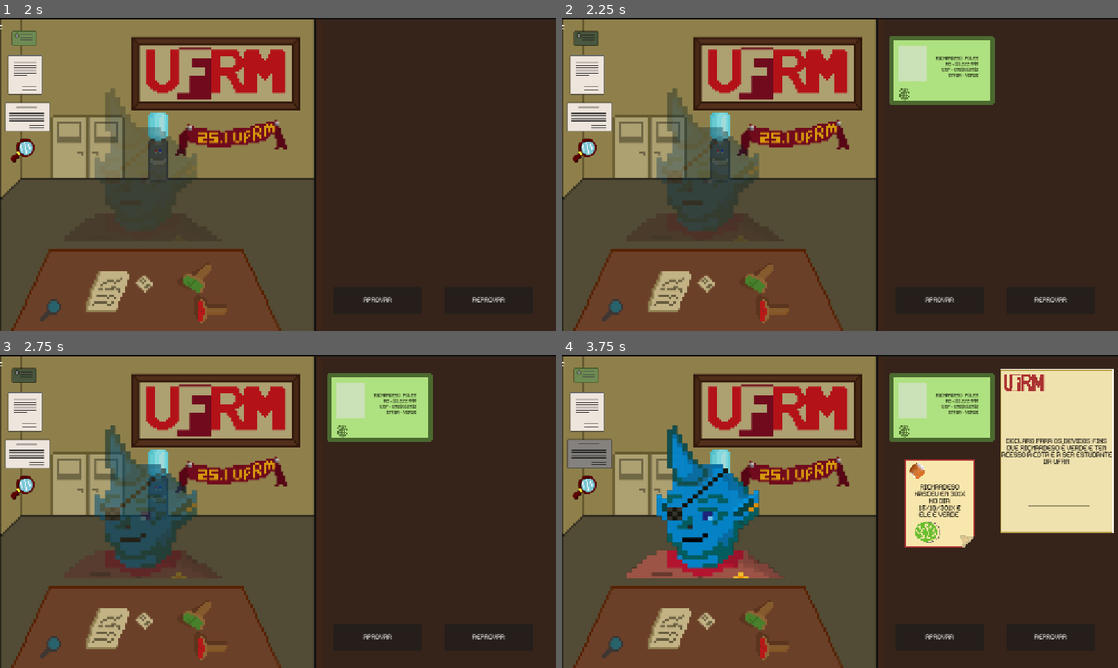
Above: before the commit, frames 1-4 (two rows, left to right).
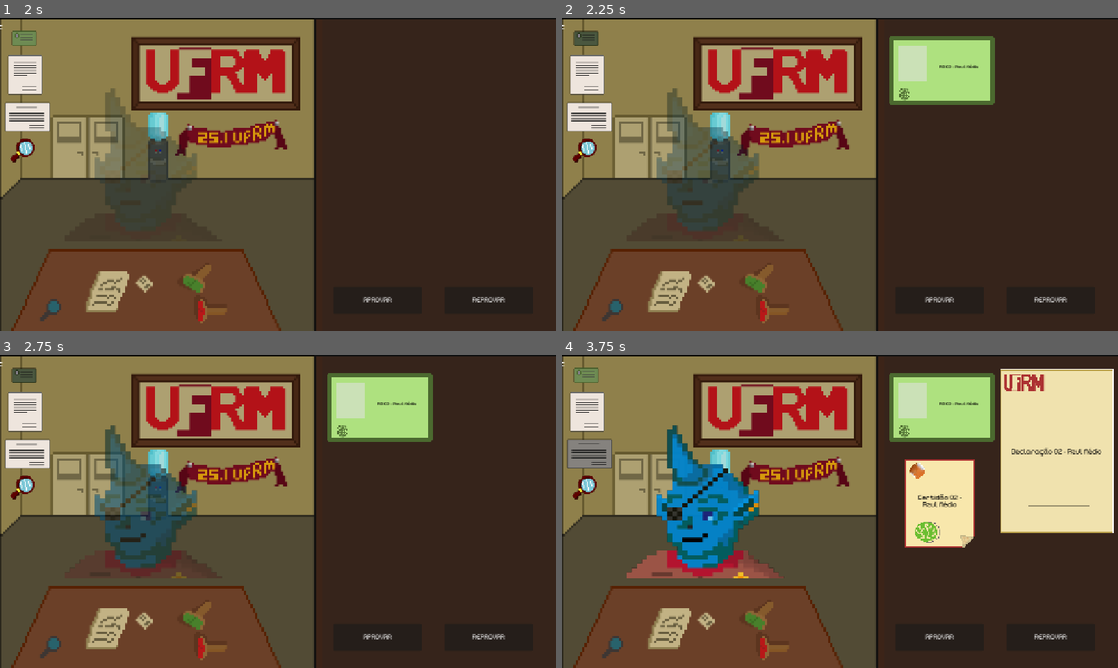
Above: after the commit, the same moments.

Repository: felipemarley/any_colour_you_like
Game: Godot game, scene res://scenes/screens/main_menu.tscn
Two runs of this game, one before a commit and one after it. Both use one fixed random seed, a clock stepped at 60 frames per second and the inputs below.
Inputs (mouse positions are in pixels of both pictures, inside the frame that each line leads up to):
- Up to frame 1 (2 s): click "INICIAR" at 0.5 s; click "Pular" at 1.25 s
- Up to frame 2 (2.25 s): click (589, 49) at 2 s
- Up to frame 3 (2.75 s): no input
- Up to frame 4 (3.75 s): click (595, 420) at 2.75 s; click (589, 455) at 3.5 s

Frame 1 is identical in both runs. In frame 2, 0.3% of the frame differs, in the area x 67-75%, y 12-19%; in frame 3, 0.3%; in frame 4, 1.6%, in the area x 63-99%, y 12-52%.

Commit message:
feat: Troca de texto nos documentos sem zoom

Diff:
--- a/project.godot
+++ b/project.godot
@@ -18,6 +18,7 @@
 [autoload]
 
 Global="*res://scripts/global.gd"
+DocumentManager="*res://scripts/troca_texto_docs.gd"
 
 [display]
 
--- a/scenes/screens/game.tscn
+++ b/scenes/screens/game.tscn
@@ -1,8 +1,9 @@
-[gd_scene load_steps=139 format=3 uid="uid://bnj3012sgdq65"]
-
+[gd_scene load_steps=140 format=3 uid="uid://bnj3012sgdq65"]
+
+[ext_resource type="Script" uid="uid://dij8r2qps2ich" path="res://scripts/game.gd" id="1_a5hx5"]
 [ext_resource type="Texture2D" uid="uid://b1dftehnwae8k" path="res://assets/background.png" id="1_e0wmo"]
 [ext_resource type="Texture2D" uid="uid://dh8jyycca2rmo" path="res://assets/aliens/alien-green-001.png" id="2_e0wmo"]
-[ext_resource type="Script" uid="uid://1xjq4y0pujq4" path="res://scenes/components/scripts/et.gd" id="2_ln6eb"]
+[ext_resource type="Script" uid="uid://1xjq4y0pujq4" path="res://scripts/et.gd" id="2_ln6eb"]
 [ext_resource type="Texture2D" uid="uid://l1y5hcl5m338" path="res://assets/aliens/alien-blue-001.png" id="2_oni8f"]
 [ext_resource type="PackedScene" uid="uid://cw2iey6y1eegl" path="res://scenes/components/RgButton.tscn" id="3_0q6jn"]
 [ext_resource type="Script" uid="uid://cfg1t4sh8q624" path="res://scripts/document_scene.gd" id="3_4ji0l"]
@@ -16,10 +17,10 @@
 [ext_resource type="PackedScene" uid="uid://djkb0d0xdkvpp" path="res://scenes/components/declaracao_button.tscn" id="5_yruvw"]
 [ext_resource type="PackedScene" uid="uid://c4escptl3u4if" path="res://scenes/components/document_rg.tscn" id="6_4ji0l"]
 [ext_resource type="Texture2D" uid="uid://d5yexutdnfxx" path="res://assets/aliens/alien-yellow-001.png" id="6_thpfx"]
-[ext_resource type="Script" uid="uid://dyhceg4w7pma5" path="res://scenes/components/scripts/declaracao_button.gd" id="6_vsgdc"]
+[ext_resource type="Script" uid="uid://dyhceg4w7pma5" path="res://scripts/declaracao_button.gd" id="6_vsgdc"]
 [ext_resource type="PackedScene" uid="uid://bgpnodm1qguo7" path="res://scenes/components/certidao_button.tscn" id="7_ggwlb"]
 [ext_resource type="Texture2D" uid="uid://ban5hlthsrbfa" path="res://assets/ferramenta-banca/lupa64x64.png" id="11_s3n12"]
-[ext_resource type="Script" path="res://scripts/lupa.gd" id="12_thpfx"]
+[ext_resource type="Script" uid="uid://dv13ikt5dlkro" path="res://scripts/lupa.gd" id="12_thpfx"]
 [ext_resource type="PackedScene" uid="uid://d01c0h8jplhye" path="res://scenes/components/document_rg_zoom.tscn" id="17_0v2ir"]
 [ext_resource type="Script" uid="uid://ctgmhiqo2fks0" path="res://scripts/b_aprovar.gd" id="17_2xi1w"]
 [ext_resource type="PackedScene" uid="uid://bxvm4kooiohjk" path="res://scenes/components/document_declaracao_zoom.tscn" id="18_2xi1w"]
@@ -855,6 +856,7 @@
 anchor_bottom = 1.0
 grow_horizontal = 2
 grow_vertical = 2
+script = ExtResource("1_a5hx5")
 metadata/_edit_vertical_guides_ = [210.0]
 
 [node name="Background" type="TextureRect" parent="."]
@@ -936,6 +938,7 @@
 offset_top = 256.0
 offset_right = -348.0
 offset_bottom = -305.0
+document_text = ""
 
 [node name="rg" parent="HSplitContainer/documents" instance=ExtResource("6_4ji0l")]
 layout_mode = 1
@@ -943,10 +946,7 @@
 offset_top = 60.0
 offset_right = -325.0
 offset_bottom = -525.0
-document_text = "RICHARDESO  POLES
-RG - 111.222.444
-CEF - 0921012912
-ETNIA - VERDE"
+document_text = ""
 
 [node name="declaracao" parent="HSplitContainer/documents" instance=ExtResource("4_o78e0")]
 layout_mode = 1
@@ -957,7 +957,6 @@
 offset_top = 31.0
 offset_right = -11.0
 offset_bottom = -311.0
-document_text = "DECLARO PARA OS DEVIDOS FINS QUE RICHARDESO É VERDE E TEM ACESSO À COTA E A SER ESTUDANTE DA UFRM"
 
 [node name="b_aprovar" type="Button" parent="HSplitContainer/documents"]
 layout_mode = 0
--- a/scripts/b_aprovar.gd
+++ b/scripts/b_aprovar.gd
@@ -3,8 +3,8 @@
 @onready var certidao = $"../certidao"
 @onready var declaracao = $"../declaracao"
 
+
 func _on_pressed() -> void:
-
 	Global.aprovados += 1
 	rg.visible = false
 	certidao.visible = false
--- a/scripts/et.gd
+++ b/scripts/et.gd
@@ -1,25 +1,46 @@
 extends AnimatedSprite2D
+
+signal animacao_mudou(nome_animacao)
 
 @onready var shader_material := material as ShaderMaterial
 
 var appear_duration := 2.5
 var elapsed := 0.0
+var animacao_atual := ""
+var proxima_animacao := ""
 
 func _ready():
 	modulate.a = 0.0
 	if shader_material:
 		shader_material.set_shader_parameter("blur_amount", 8.0)
 
-	# Sorteio de animação aleatória
+	# Conecta os sinais de animação
+	animation_finished.connect(_on_animation_finished)
+	animation_looped.connect(_on_animation_looped)
+
+	await get_tree().create_timer(0.1).timeout
+	sortear_animacao()
+
+func sortear_animacao():
 	randomize()
 	var animacoes_disponiveis = sprite_frames.get_animation_names()
 	if animacoes_disponiveis.size() > 0:
-		var animacao_aleatoria = animacoes_disponiveis[randi() % animacoes_disponiveis.size()]
-		play(animacao_aleatoria)
-	else:
-		play()  # fallback
+		proxima_animacao = animacoes_disponiveis[randi() % animacoes_disponiveis.size()]
+		play(proxima_animacao)
+		print("▶️ Tocando animação:", proxima_animacao)
 
-	set_process(true)
+func _on_animation_finished():
+	if proxima_animacao != animacao_atual:
+		animacao_atual = proxima_animacao
+		emit_signal("animacao_mudou", animacao_atual)
+		print("🔔 Sinal emitido (finished):", animacao_atual)
+	sortear_animacao()
+
+func _on_animation_looped():
+	if proxima_animacao != animacao_atual:
+		animacao_atual = proxima_animacao
+		emit_signal("animacao_mudou", animacao_atual)
+		print("🔔 Sinal emitido (looped):", animacao_atual)
 
 func _process(delta):
 	if elapsed < appear_duration:
--- a/scripts/game.gd
+++ b/scripts/game.gd
@@ -1,58 +1,10 @@
 extends Control
 
-class_name ZoomSystem
-
-# Configurações exportáveis (ajuste no Editor)
-@export var zoom_scale: float = 2.0
-@export var document: Document
-@export var lupa: Area2D
-@export var document_zoom: Node2D
-
-# Variáveis de estado
-var lupa_selected: bool = false
-var zoom_active: bool = false
-
 func _ready():
-	# Configuração inicial
-	document_zoom.hide()
-	document_zoom.scale = Vector2(zoom_scale, zoom_scale)
-
-	# Conecta os sinais de input
-	document.input_event.connect(_on_document_clicked)
-	lupa.input_event.connect(_on_lupa_clicked)
-
-# --- Lógica da Lupa ---
-func _on_lupa_clicked(_viewport: Node, event: InputEvent, _shape_idx: int):
-	if event is InputEventMouseButton and event.pressed and event.button_index == MOUSE_BUTTON_LEFT:
-		lupa_selected = !lupa_selected
-		lupa.modulate.a = 0.7 if lupa_selected else 1.0  # Efeito visual
-
-# --- Lógica do Documento (Zoom) ---
-func _on_document_clicked(_viewport: Node, event: InputEvent, _shape_idx: int):
-	if lupa_selected and event is InputEventMouseButton and event.pressed:
-		toggle_zoom(get_global_mouse_position())
-
-func toggle_zoom(click_position: Vector2):
-	zoom_active = !zoom_active
-
-	if zoom_active:
-		# Ativa o zoom
-		document.hide()
-		document_zoom.show()
-		document_zoom.position = click_position
-
-		# Copia o conteúdo do documento (opcional: usar ViewportTexture para melhor performance)
-		var doc_copy = document.get_child(0).duplicate()  # Copia o Sprite2D
-		document_zoom.add_child(doc_copy)
-		doc_copy.position = -click_position * (zoom_scale - 1)
-	else:
-		# Desativa o zoom
-		document.show()
-		document_zoom.hide()
-		for child in document_zoom.get_children():  # Limpa cópias
-			child.queue_free()
-
-# --- Movimento Suave da Lupa ---
-func _process(delta):
-	if lupa_selected:
-		lupa.position = lupa.position.lerp(get_global_mouse_position(), delta * 20)
+	# Injeta as dependências
+	DocumentManager.setup(
+		$HSplitContainer/documents/rg,
+		$HSplitContainer/documents/certidao,
+		$HSplitContainer/documents/declaracao,
+		$HSplitContainer/SubViewportContainer/SubViewport/et
+	)
--- /dev/null
+++ b/scripts/troca_texto_docs.gd
@@ -0,0 +1,107 @@
+extends Node
+
+# Referências (serão injetadas no setup)
+var rg: Control
+var certidao: Control
+var declaracao: Control
+var anim_player: AnimatedSprite2D
+
+var textos_animacoes_RG = {
+	"blue-01": "RG 01 - Azul Claro",
+	"blue-02": "RG 02 - Azul Médio",
+	"blue-03": "RG 03 - Azul Escuro",
+	"green-01": "RG 04 - Verde",
+	"purple-01": "RG 05 - Roxo",
+	"red-01": "RG 06 - Vermelho",
+	"yellow-01": "RG 07 - Amarelo"
+};
+
+var textos_animacoes_certidao = {
+	"blue-01": "Certidão 01 - Azul Claro",
+	"blue-02": "Certidão 02 - Azul Médio",
+	"blue-03": "Certidão 03 - Azul Escuro",
+	"green-01": "Certidão 04 - Verde",
+	"purple-01": "Certidão 05 - Roxo",
+	"red-01": "Certidão 06 - Vermelho",
+	"yellow-01": "Certidão 07 - Amarelo"
+};
+
+var textos_animacoes_declaracao = {
+	"blue-01": "Declaração 01 - Azul Claro",
+	"blue-02": "Declaração 02 - Azul Médio",
+	"blue-03": "Declaração 03 - Azul Escuro",
+	"green-01": "Declaração 04 - Verde",
+	"purple-01": "Declaração 05 - Roxo",
+	"red-01": "Declaração 06 - Vermelho",
+	"yellow-01": "Declaração 07 - Amarelo"
+};
+
+func setup(document_rg: Control, document_certidao: Control, document_declaracao: Control,
+		  animation_player: AnimatedSprite2D):
+
+	self.rg = document_rg
+	self.certidao = document_certidao
+	self.declaracao = document_declaracao
+	self.anim_player = animation_player
+
+	# Conecta sinais
+	if anim_player:
+		_connect_animation_signals()
+		print("✅ DocumentManager configurado com sucesso")
+	else:
+		printerr("❌ AnimationPlayer não encontrado!")
+
+func _connect_animation_signals():
+	# Remove conexões existentes para evitar duplicatas
+	if anim_player.animation_finished.is_connected(_on_animation_changed):
+		anim_player.animation_finished.disconnect(_on_animation_changed)
+	if anim_player.animation_looped.is_connected(_on_animation_changed):
+		anim_player.animation_looped.disconnect(_on_animation_changed)
+
+	# Conecta novos sinais
+	anim_player.animation_finished.connect(_on_animation_changed)
+	anim_player.animation_looped.connect(_on_animation_changed)
+
+	# Atualização inicial
+	_update_texts(anim_player.animation)
+
+func _on_animation_changed():
+	_update_texts(anim_player.animation)
+
+func _update_texts(animation_name: String):
+	print("🔄 Atualizando textos para animação:", animation_name)
+
+	if rg:
+		var rich_text_label_rg = rg.get_node("RichTextLabel")
+		var rich_text_label_certidao = certidao.get_node("RichTextLabel")
+		var rich_text_label_declaracao = declaracao.get_node("RichTextLabel")
+
+
+		if rich_text_label_rg and animation_name in textos_animacoes_RG:
+			rich_text_label_rg.text = textos_animacoes_RG[animation_name]
+			# Garante que está visível
+			rich_text_label_rg.visible = true
+
+			print("📄 Texto definido no RG:", textos_animacoes_RG[animation_name])
+		else:
+			printerr("❌ RichTextLabel não encontrado ou animação inválida")
+
+		if rich_text_label_certidao and animation_name in textos_animacoes_certidao:
+			rich_text_label_certidao.text = textos_animacoes_certidao[animation_name]
+			# Garante que está visível
+			rich_text_label_certidao.visible = true
+
+			print("📄 Texto definido na Certidão:", textos_animacoes_certidao[animation_name])
+		else:
+			printerr("❌ RichTextLabel não encontrado ou animação inválida")
+
+		if rich_text_label_declaracao and animation_name in textos_animacoes_declaracao:
+			rich_text_label_declaracao.text = textos_animacoes_declaracao[animation_name]
+			# Garante que está visível
+			rich_text_label_declaracao.visible = true
+
+			print("📄 Texto definido na Declaração:", textos_animacoes_declaracao[animation_name])
+		else:
+			printerr("❌ RichTextLabel não encontrado ou animação inválida")
+
+	# Adicione para certidão e declaração conforme necessário
Not shown, added: scripts/troca_texto_docs.gd.uid
